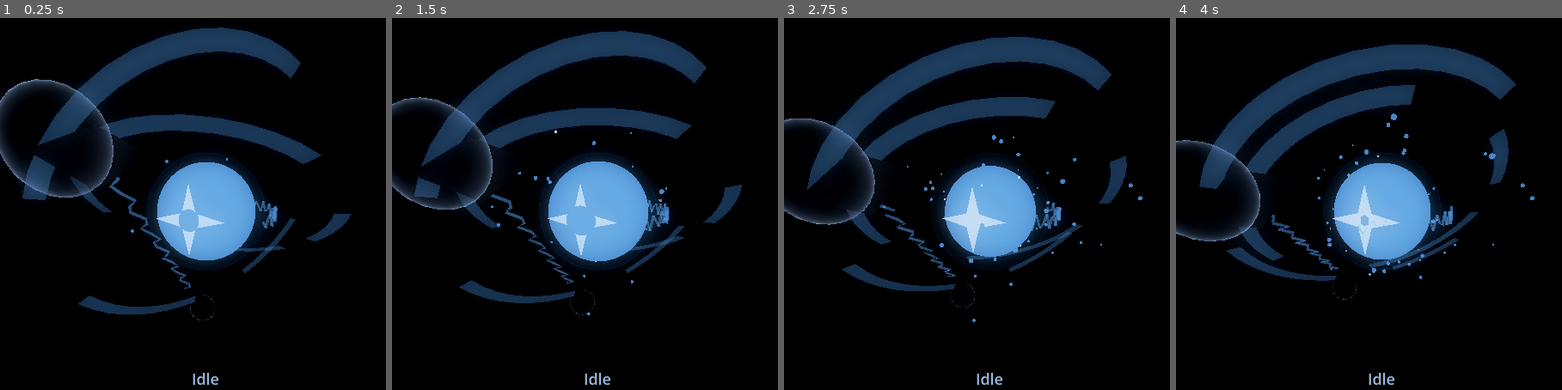
Above: before the commit, frames 1-4 (left to right).
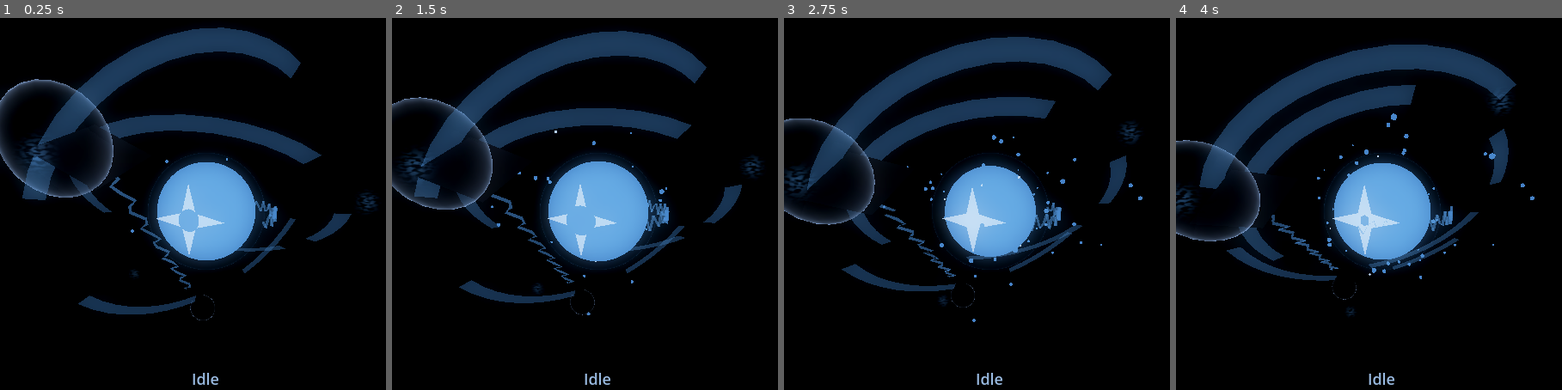
Above: after the commit, the same moments.

Repository: OppiRah/jairus-voice-assistant
Game: Godot game, scene res://orb_scene.tscn
Same seed, same stepped clock (60 frames per second), same inputs: the game is played once before the commit and once after it.
Inputs:
- Up to frame 1 (0.25 s): no input
- Up to frame 2 (1.5 s): no input
- Up to frame 3 (2.75 s): no input
- Up to frame 4 (4 s): no input

The runs differ from the first frame. In frame 1, 0.5% of the frame differs, in the area x 5-98%, y 31-70%; in frame 2, 0.5%; in frame 3, 0.5%, in the area x 0-93%, y 27-78%; in frame 4, 0.3%.

Commit message:
Orb V2 Pass 4 — billboard energy anchored to structural junctions.
Co-Authored-By: Claude Sonnet 5 <noreply@anthropic.com>
Claude-Session: https://claude.ai/code/session_01UwiJFeDzj1MwDyByYzau5q

Diff:
--- a/src/jairus/interfaces/renderer/godot_project/orb_controller.gd
+++ b/src/jairus/interfaces/renderer/godot_project/orb_controller.gd
@@ -608,28 +608,69 @@
 # asset, no hard sprite edge) PLUS noise-driven irregularity together (not
 # either alone) is what produces that read rather than a plain glow dot.
 #
-# Three wisps, deliberately positioned (design doc's own "controlled
-# asymmetry" -- not evenly spaced, same discipline as PLATE_CONFIGS/
-# RING_A_SEGMENTS), straddling RingA/RingB's own 1.3-1.7 band, bridging
-# outward past it into the darker exterior -- not randomly floating, per the
-# reference doc's explicit distinction. Radius placement was tuned by real
-# screenshot, not guessed: an initial placement closer to CoreHousing
-# (radius ~0.8-1.35) rendered with genuinely bright pixels (confirmed via
-# unproject_position + direct pixel sampling) but was visually swallowed by
-# the already-bright core/inner-ring bloom -- an additive glow needs a
-# comparatively DARK local background to read as a distinct shape, which the
-# region just past the ring band actually has. Each wisp orbits the core at
-# its own fixed radius/height (own base_speed, own direction/rate) so it
-# reads as energy actually moving around the physical artifact, not a static
-# decal; per-state wisp_speed (STATE_PROFILES) scales this same orbit on top
-# of each wisp's own structural base_speed -- identical "structural constant
-# + per-state multiplier" split already used everywhere else in this file
-# (segments, glass shells, particles).
+# V2-4 (ORB_V2_DESIGN.md Q6/Q11/Q14): the original 3 wisps orbited the core
+# at their own independent fixed radius/height, sharing only the origin with
+# every other element -- Q6's own diagnosis: "the wisps' generic 'soft glow
+# patch' read was partly a consequence of them not being tied to anything
+# specific to look like they belong to," and Q14 accordingly calls for
+# discarding "the freely-orbiting placement in favor of structure-anchored
+# junctions" while keeping the billboard shader technique itself verbatim
+# (Q11: "now anchored per Q6 rather than freely orbiting" -- the shader was
+# never the problem). Q6's own named examples: "a ring segment's gap, or a
+# strut's connection point... read as energy leaking or arcing at a
+# mechanical seam." Same anchoring principle V2-1/V2-2/V2-3 each already
+# confirmed necessary: each wisp below is now a CHILD of a real, existing
+# structural node (see orb_scene.tscn) instead of an independent world-space
+# radius/angle, inheriting that parent's own motion automatically -- no
+# per-frame orbit code needed at all (the old base_speed/_wisp_angles orbit
+# is removed entirely; the shader's own animated noise scroll, unaffected,
+# already supplies the "alive" feel independent of the quad's position).
+# Three distinct junction types, not the same spot three times:
 const WISP_CONFIGS := [
-	{"angle_deg": 90.0, "radius": 1.6, "height": 0.4, "quad_size": 0.7, "base_speed": 0.22, "render_priority": 1},
-	{"angle_deg": 245.0, "radius": 1.85, "height": -0.2, "quad_size": 0.9, "base_speed": -0.15, "render_priority": 2},
-	{"angle_deg": 330.0, "radius": 1.45, "height": -0.5, "quad_size": 0.6, "base_speed": 0.3, "render_priority": 1},
+	{
+		# Wisp1 -- child of RingA itself (Q6's "a ring segment's gap"),
+		# positioned in RingA's own local plane exactly like plates/ring
+		# segments (Vector3(cos*r, sin*r, height)) at the real ~40-degree
+		# gap between RING_A_SEGMENTS[3] (ends at 360/0 deg) and
+		# RING_A_SEGMENTS[0] (starts at 40 deg) -- an actual empty span in
+		# the ring geometry, verified against RING_A_SEGMENTS above, not a
+		# guessed angle. Chosen over the (also real) 185-220 gap because
+		# it's far in angle from both Plate1 (110 deg) and Plate3 (220
+		# deg) -- a first attempt at 202 deg sat only 18 degrees from
+		# Plate3's own junction and a real screenshot showed the two
+		# wisps merging into one indistinct blob rather than reading as
+		# separate. radius=1.55 (just past RING_A_OUTER_RADIUS=1.45, not
+		# inside the band itself) reuses the ORIGINAL wisp pass's own
+		# empirical finding, preserved below at WISP_EMISSION_ENERGY's
+		# comment: additive glow needs a comparatively dark local
+		# background to read as a distinct shape, which just past the
+		# band has and the band's own bright pixels don't.
+		"angle_deg": 20.0, "radius": 1.55, "height": 0.15, "quad_size": 0.4,
+	},
+	{
+		# Wisp2 -- child of RingA/Plate3 (Q6's "a strut's connection
+		# point"): the one strut V2-2/V2-3 left otherwise bare (Plate1
+		# anchors GlassAccentA and one ArcA endpoint; Plate2 anchors
+		# GlassAccentB and ArcA's other endpoint) -- a genuinely unused
+		# junction, not a repeat of an already-decorated one. Offset
+		# increased from an initial (0.2, 0.15, 0.2) after a real
+		# screenshot showed that magnitude still overlapping the strut's
+		# own bright surroundings; pushed further out and shrunk
+		# (quad_size) so it clears into darker space instead of adding to
+		# the same merged blob Wisp1's fix above also addresses.
+		"local_offset": Vector3(0.4, 0.3, 0.35), "quad_size": 0.35,
+	},
+	{
+		# Wisp3 -- child of RingA/Plate1/GlassAccentA (this pass's own
+		# third junction type, alongside Q6's two named examples: energy
+		# at a glass accent's edge). Offset increased past the accent's
+		# own ellipsoid surface (scale ~0.38/0.3/0.34) for the same
+		# real-screenshot reason as Wisp2 -- clears the accent's glow
+		# instead of merging into it.
+		"local_offset": Vector3(0.5, 0.35, 0.2), "quad_size": 0.4,
+	},
 ]
+const WISP_RENDER_PRIORITY := 1  # additive (blend_add) billboards -- unlike alpha-blended glass/rings, additive blending is order-independent, so one shared priority is enough; no per-wisp value needed
 const WISP_SOFTNESS := 0.35  # lower than the PoC's 0.5 -- a fully soft/gaussian falloff reads as haze; a tighter edge (combined with the smoothstep-sharpened noise below) keeps the shape reading as a torn energy patch instead
 const WISP_NOISE_SPEED_BASE := 0.35  # noise scroll rate at wisp_speed=1.0 -- see orb_energy_wisp.gdshader's noise_speed uniform
 # NOT the PoC's frequency=0.15, verbatim -- retuned after real screenshots
@@ -853,7 +894,7 @@
 @onready var core_housing: MeshInstance3D = $CoreHousing
 @onready var core_emblem: MeshInstance3D = $CoreEmblem
 @onready var plates: Array[MeshInstance3D] = [$RingA/Plate1, $RingB/Plate2, $RingA/Plate3]
-@onready var wisps: Array[MeshInstance3D] = [$Wisp1, $Wisp2, $Wisp3]
+@onready var wisps: Array[MeshInstance3D] = [$RingA/Wisp1, $RingA/Plate3/Wisp2, $RingA/Plate1/GlassAccentA/Wisp3]
 
 var _socket := WebSocketPeer.new()
 var _connected_once := false
@@ -882,7 +923,6 @@
 var _orbital_material: StandardMaterial3D
 var _orbital_process_material: ParticleProcessMaterial
 var _wisp_materials: Array[ShaderMaterial] = []
-var _wisp_angles: Array[float] = []  # accumulated orbit angle (radians) per wisp, updated each frame in _update_wisps()
 
 
 func _ready() -> void:
@@ -1023,6 +1063,13 @@
 	# Pass F -- billboard energy wisps. Each gets its own NoiseTexture2D
 	# instance (not a single shared texture) so their noise phases don't all
 	# scroll in visible lockstep, same reasoning as ArcA/ArcB's seed_offset.
+	# V2-4: position is set once here and never touched again -- each wisp
+	# is now a child of a real structural node (see WISP_CONFIGS/orb_scene.
+	# tscn), so it automatically inherits that parent's own live motion;
+	# there is no more per-frame orbit to update (contrast the plates,
+	# which keep an independent LOCAL spin on top of being anchored -- a
+	# wisp's "alive" quality already comes entirely from the shader's own
+	# animated noise scroll, not from moving the quad itself).
 	for i in range(wisps.size()):
 		var wisp := wisps[i]
 		var config: Dictionary = WISP_CONFIGS[i]
@@ -1032,14 +1079,22 @@
 		quad.size = Vector2(quad_size, quad_size)
 		wisp.mesh = quad
 
-		var angle: float = deg_to_rad(config["angle_deg"])
-		var radius: float = config["radius"]
-		wisp.position = Vector3(cos(angle) * radius, config["height"], sin(angle) * radius)
-		_wisp_angles.append(angle)
+		if config.has("angle_deg"):
+			# Ring-local placement -- same Vector3(cos*r, sin*r, height)
+			# convention _build_ring_segment_mesh()/PLATE_CONFIGS already
+			# use for a node positioned in its parent ring's own local
+			# plane (see WISP_CONFIGS' own comment for Wisp1).
+			var angle: float = deg_to_rad(config["angle_deg"])
+			var radius: float = config["radius"]
+			wisp.position = Vector3(cos(angle) * radius, sin(angle) * radius, config["height"])
+		else:
+			# Small offset from a non-ring parent (a strut or glass accent)
+			# -- its own local space, not the ring-plane convention above.
+			wisp.position = config["local_offset"]
 
 		var wisp_mat := ShaderMaterial.new()
 		wisp_mat.shader = WISP_SHADER
-		wisp_mat.render_priority = config["render_priority"]
+		wisp_mat.render_priority = WISP_RENDER_PRIORITY
 		wisp_mat.set_shader_parameter("softness", WISP_SOFTNESS)
 		wisp_mat.set_shader_parameter("use_noise", 1.0)
 		wisp_mat.set_shader_parameter("noise_tex", _make_noise_texture(WISP_NOISE_FREQUENCY))
@@ -1423,7 +1478,7 @@
 	_update_plates(delta, profile)
 	_update_core_sparks(profile)
 	_update_orbital_particles(profile)
-	_update_wisps(delta, profile)
+	_update_wisps(profile)
 
 	activity_label.add_theme_color_override("font_color", _current_color.lerp(Color.WHITE, ACTIVITY_TEXT_BRIGHTEN))
 
@@ -1599,28 +1654,22 @@
 	_orbital_material.emission_energy_multiplier = ORBITAL_EMISSION_ENERGY
 
 
-## Pass F: each wisp orbits the core at its own fixed radius/height (own
-## structural base_speed from WISP_CONFIGS), scaled by the current state's
-## wisp_speed -- so at wisp_speed=1.0 a wisp moves at exactly its own
-## structural rate, same "structural constant + per-state multiplier" split
-## already used for ring segments/glass shells/particles. base_color ties to
+## V2-4: no more per-frame position update -- each wisp is a child of a real
+## structural node (WISP_CONFIGS/orb_scene.tscn) and inherits that parent's
+## own live motion automatically, the same anchoring principle V2-1/V2-2/
+## V2-3 already established. Only the shader parameters vary per frame/
+## state now: wisp_speed drives noise_speed (the energy churns faster/
+## slower at the junction) instead of an orbital rate, exactly the same
+## STATE_PROFILES field doing a different, arguably more fitting job for an
+## anchored wisp -- no new per-state fields were needed. base_color ties to
 ## _current_color (like every other energy element) so wisps participate in
 ## the state color story rather than reading as a fixed, state-blind layer.
-func _update_wisps(delta: float, profile: Dictionary) -> void:
+func _update_wisps(profile: Dictionary) -> void:
 	var wisp_intensity: float = profile.get("wisp_intensity", 0.5)
 	var wisp_speed: float = profile.get("wisp_speed", 0.5)
 	var wisp_opacity: float = profile.get("wisp_opacity", 0.5)
 
 	for i in range(wisps.size()):
-		var config: Dictionary = WISP_CONFIGS[i]
-		var base_speed: float = config["base_speed"]
-		_wisp_angles[i] += base_speed * wisp_speed * delta
-
-		var radius: float = config["radius"]
-		wisps[i].position = Vector3(
-			cos(_wisp_angles[i]) * radius, config["height"], sin(_wisp_angles[i]) * radius
-		)
-
 		var mat := _wisp_materials[i]
 		mat.set_shader_parameter("base_color", _current_color)
 		mat.set_shader_parameter("intensity", WISP_EMISSION_ENERGY * wisp_intensity)
--- a/src/jairus/interfaces/renderer/godot_project/orb_energy_wisp.gdshader
+++ b/src/jairus/interfaces/renderer/godot_project/orb_energy_wisp.gdshader
@@ -15,6 +15,21 @@
 // NoiseTexture2D) breaks the plain radial falloff into an irregular "wisp"
 // shape -- this is what the PoC found makes the difference between a plain
 // glow dot and something that reads as energy/plasma rather than a sprite.
+//
+// V2-4 fix (built and verified, not assumed): ALBEDO was never explicitly
+// assigned here, silently defaulting to opaque white -- and this window's
+// render path composites the base pixel via ALBEDO's own alpha blend, not
+// EMISSION (EMISSION only reaches the final image through the separate
+// glow/bloom extraction pass). Every wisp was therefore always showing a
+// white-blended circle whose color and even brightness never actually
+// tracked base_color/intensity at all -- a real bug, not a design choice,
+// caught by a real screenshot comparison of three deliberately distinct
+// debug colors (see this pass's own report) that all rendered identically
+// white regardless of what was assigned. This is very likely a real
+// contributor to the original wisp pass's own honest "reads as a soft
+// light patch" verdict, never diagnosed at the per-channel level before.
+// ALBEDO now carries the same base_color*intensity EMISSION already did,
+// so the base blended pixel actually shows the intended hue.
 uniform vec3 base_color : source_color = vec3(0.6, 0.8, 1.0);
 uniform float intensity : hint_range(0.0, 5.0) = 1.5;
 uniform float softness : hint_range(0.1, 1.0) = 0.5;
@@ -60,6 +75,7 @@
 	}
 
 	float a = falloff * noise_mod * opacity_multiplier;
+	ALBEDO = base_color * intensity;
 	EMISSION = base_color * intensity * a;
 	ALPHA = a;
 }
--- a/src/jairus/interfaces/renderer/godot_project/orb_scene.tscn
+++ b/src/jairus/interfaces/renderer/godot_project/orb_scene.tscn
@@ -129,11 +129,17 @@
 
 [node name="RingA" type="Node3D" parent="."]
 
+[node name="Wisp1" type="MeshInstance3D" parent="RingA"]
+
 [node name="Plate1" type="MeshInstance3D" parent="RingA"]
 
 [node name="GlassAccentA" type="MeshInstance3D" parent="RingA/Plate1"]
 
+[node name="Wisp3" type="MeshInstance3D" parent="RingA/Plate1/GlassAccentA"]
+
 [node name="Plate3" type="MeshInstance3D" parent="RingA"]
+
+[node name="Wisp2" type="MeshInstance3D" parent="RingA/Plate3"]
 
 [node name="RingB" type="Node3D" parent="."]
 
@@ -144,15 +150,6 @@
 [node name="ArcA" type="MeshInstance3D" parent="."]
 
 [node name="ArcB" type="MeshInstance3D" parent="."]
-
-[node name="Wisp1" type="MeshInstance3D" parent="."]
-visible = false
-
-[node name="Wisp2" type="MeshInstance3D" parent="."]
-visible = false
-
-[node name="Wisp3" type="MeshInstance3D" parent="."]
-visible = false
 
 [node name="UI" type="CanvasLayer" parent="."]
 
